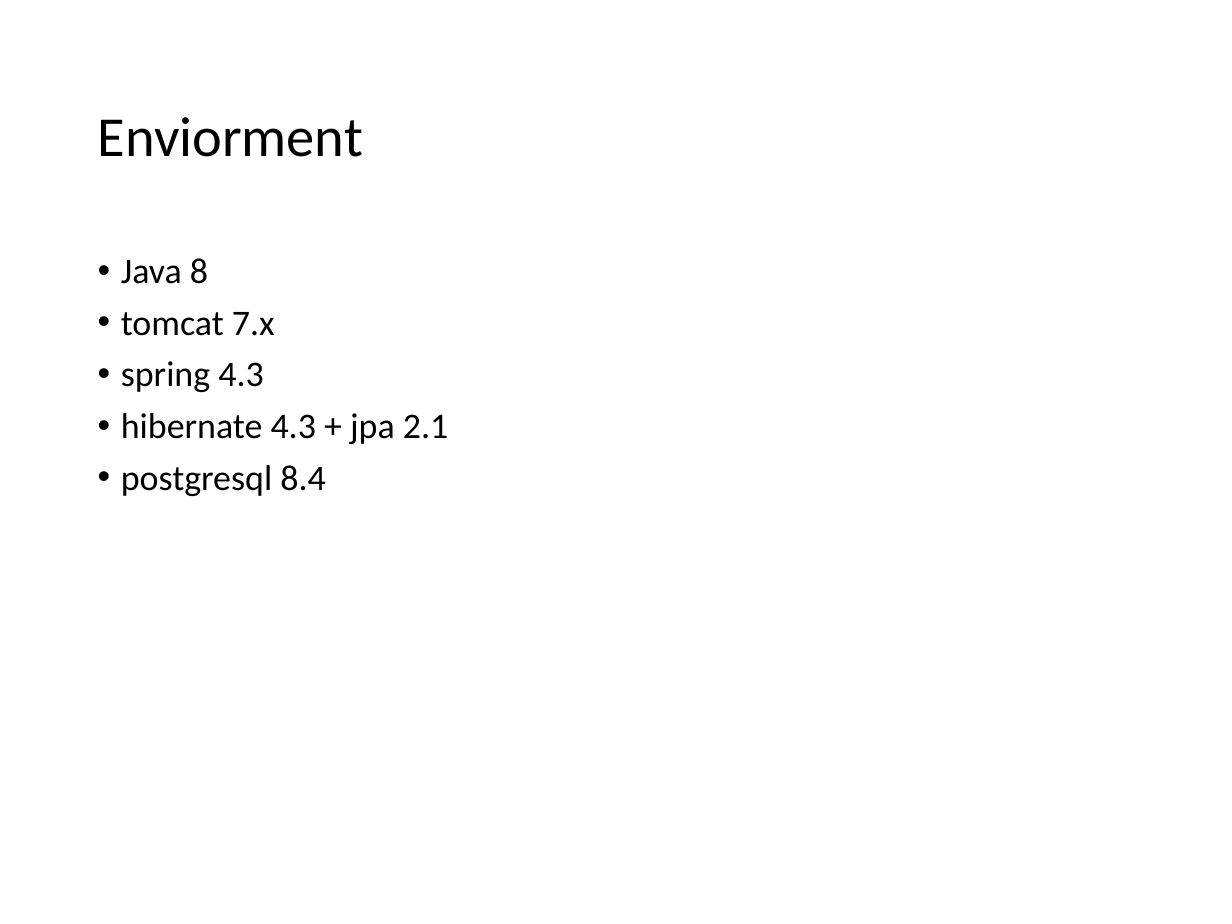
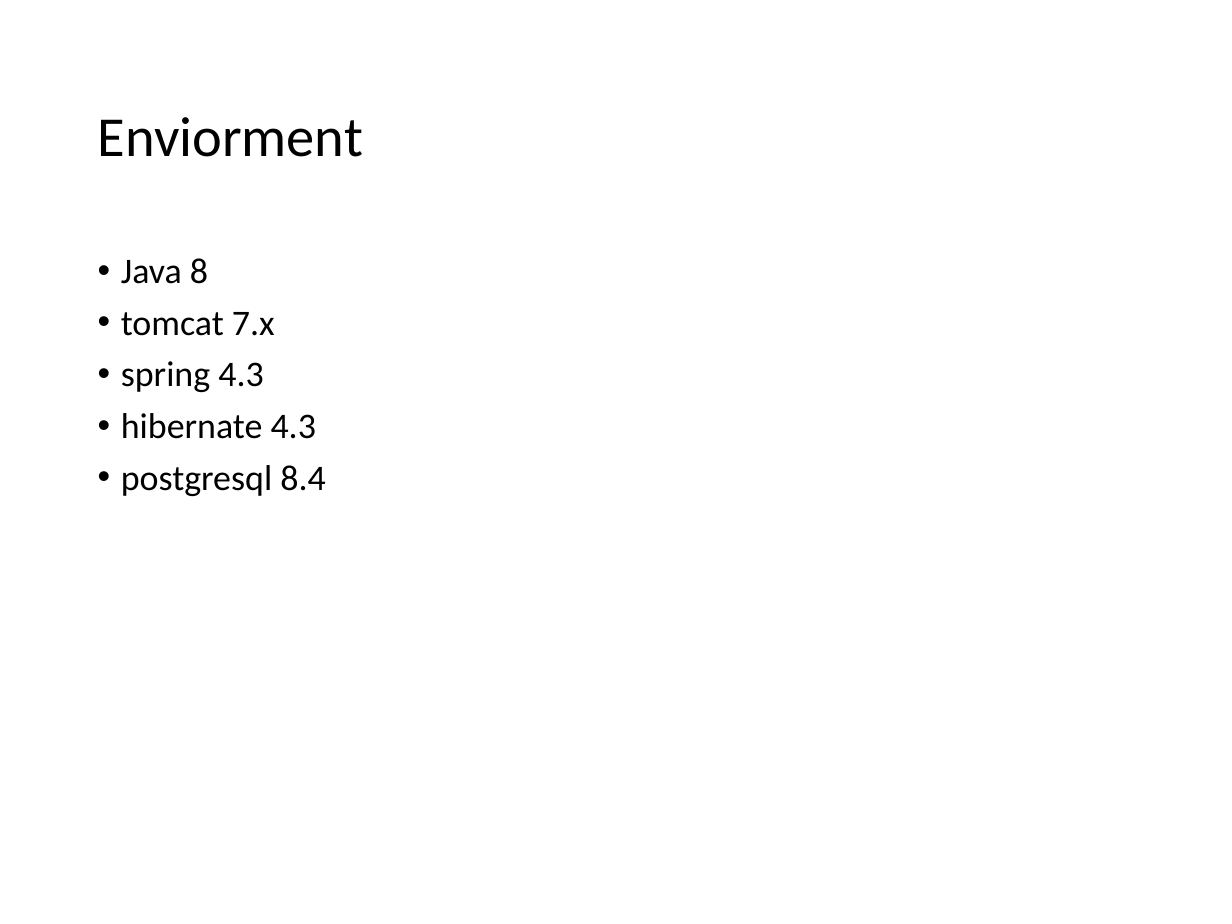
Before and after one commit to lawren43/mytest-repo, a slide deck: slide 17 of test-springmvc/doc/1.JPA Introduction.pptx (slide 37 before the commit). Drawn at 1232x924 pixels with LibreOffice and Linux fonts; fonts in the diff are those of the drawing. Boxes give left, top, right and bottom in pixels: in the first picture for what was removed or moved away, otherwise in the second. Text is boxed around its words. In the diff, an @@ line names an element or a change of style, - is before the commit and + after.

```diff
--- a/test-springmvc/doc/1.JPA Introduction.pptx
+++ b/test-springmvc/doc/1.JPA Introduction.pptx
@@ text at [121, 413, 316, 439]: text changed @@
-• hibernate 4.3 + jpa 2.1
+• hibernate 4.3
```
Also in this commit, not shown: 4 other slides changed, 11 slides added, 10 slides removed, 5 other files.
